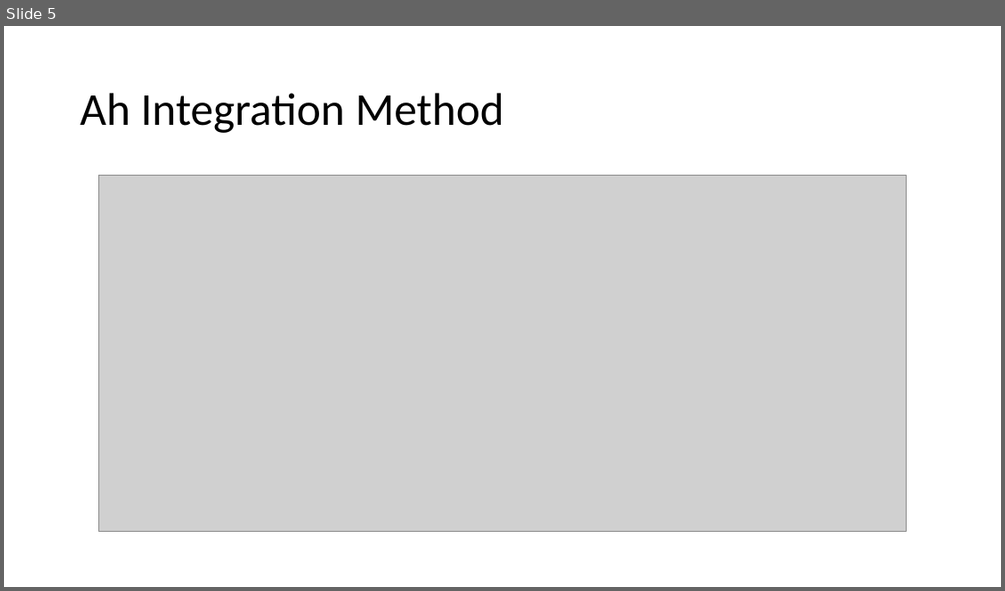
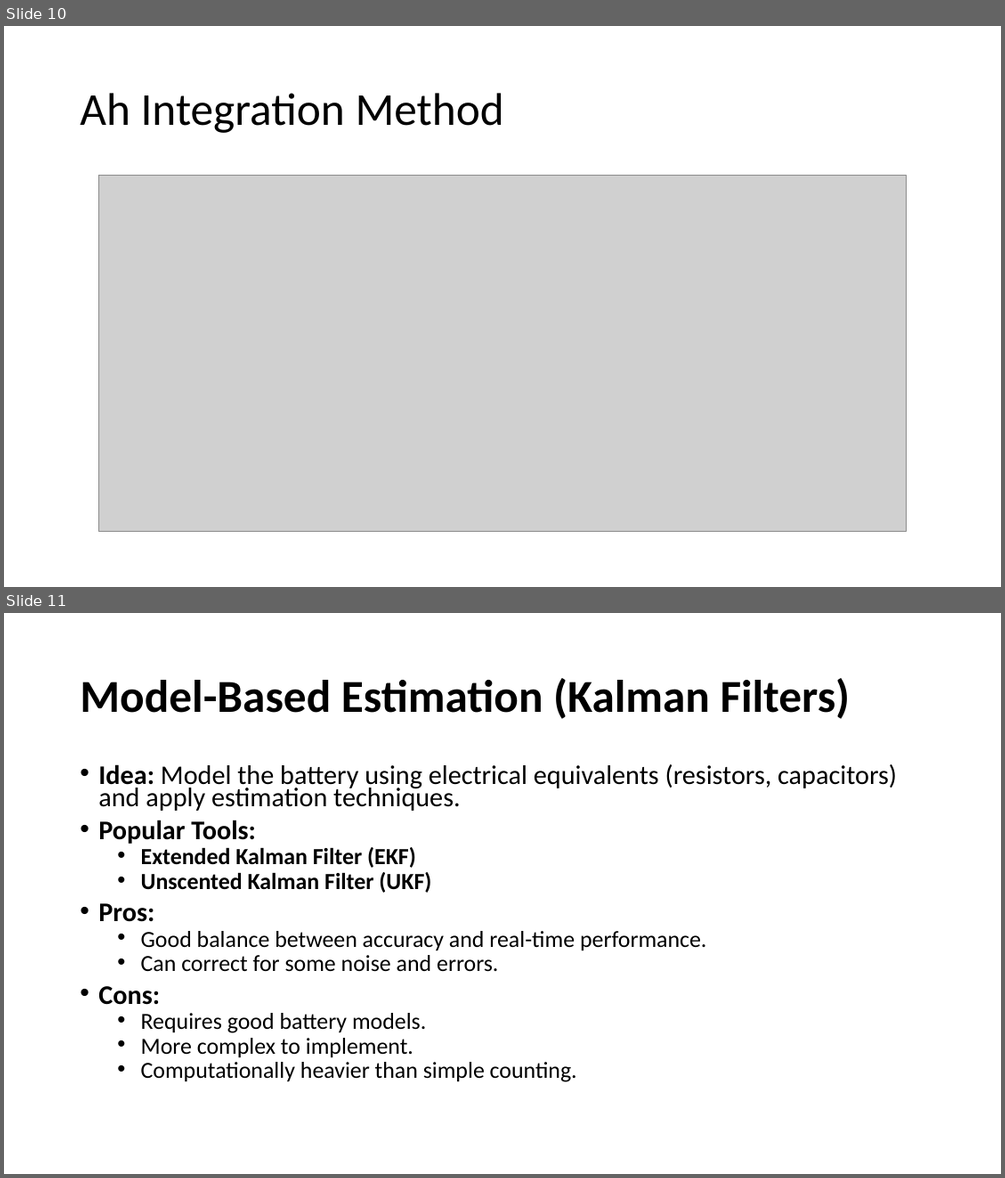
Before and after one commit to DrHammerhead/SoC-estimation, a slide deck: SoC Estimation.pptx. Shown one above the other, each under a label of ours: slide 5 before the commit, slides 10 and 11 after it. The pictures are 1005x591 and 1005x1178 pixels, drawn with LibreOffice and Linux fonts; fonts in the diff are those of the drawing; grey boxes stand for pictures. Boxes give left, top, right and bottom in pixels: in the first picture for what was removed or moved away, otherwise in the second. Text is boxed around its words. In the diff, an @@ line names an element or a change of style, - is before the commit and + after.

```diff
--- a/SoC Estimation.pptx
+++ b/SoC Estimation.pptx
@@ slide 11 added at [4,613,1001,1174], background #FFFFFF @@
@@ title added at [80,678,850,719], 44 pt, text #000000, bold @@
+Model-Based Estimation (Kalman Filters)
@@ text added at [98,764,897,1082], 22.2 pt, text #000000 @@
+• Idea: Model the battery using electrical equivalents (resistors, capacitors) and apply estimation techniques.
+• Popular Tools:
+  • Extended Kalman Filter (EKF)
+  • Unscented Kalman Filter (UKF)
+• Pros:
+  • Good balance between accuracy and real-time performance.
+  • Can correct for some noise and errors.
+• Cons:
+  • Requires good battery models.
+  • More complex to implement.
+  • Computationally heavier than simple counting.
@@ what was slide 5 is now slide 10 @@
```
Also in this commit, not shown: 9 other slides added, 1 slide removed.
